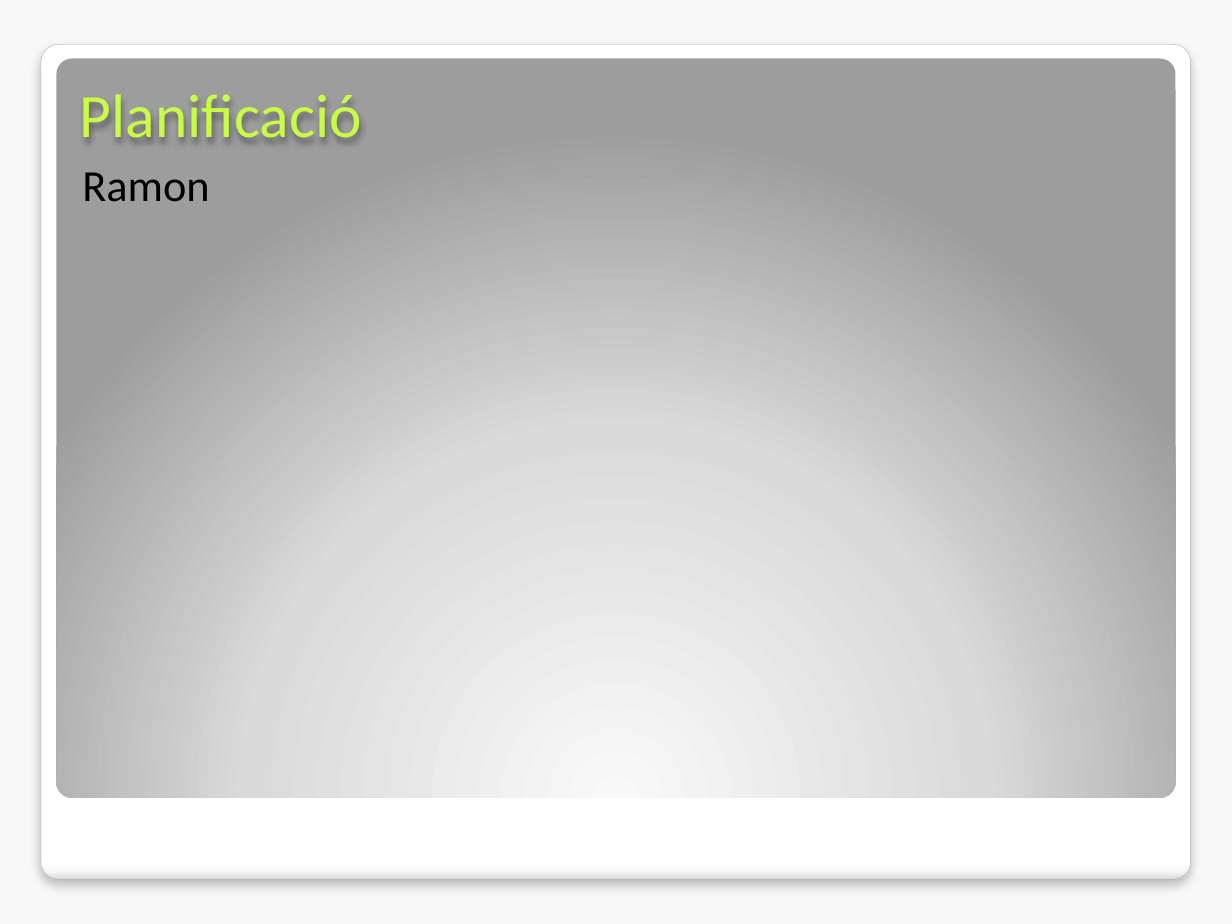
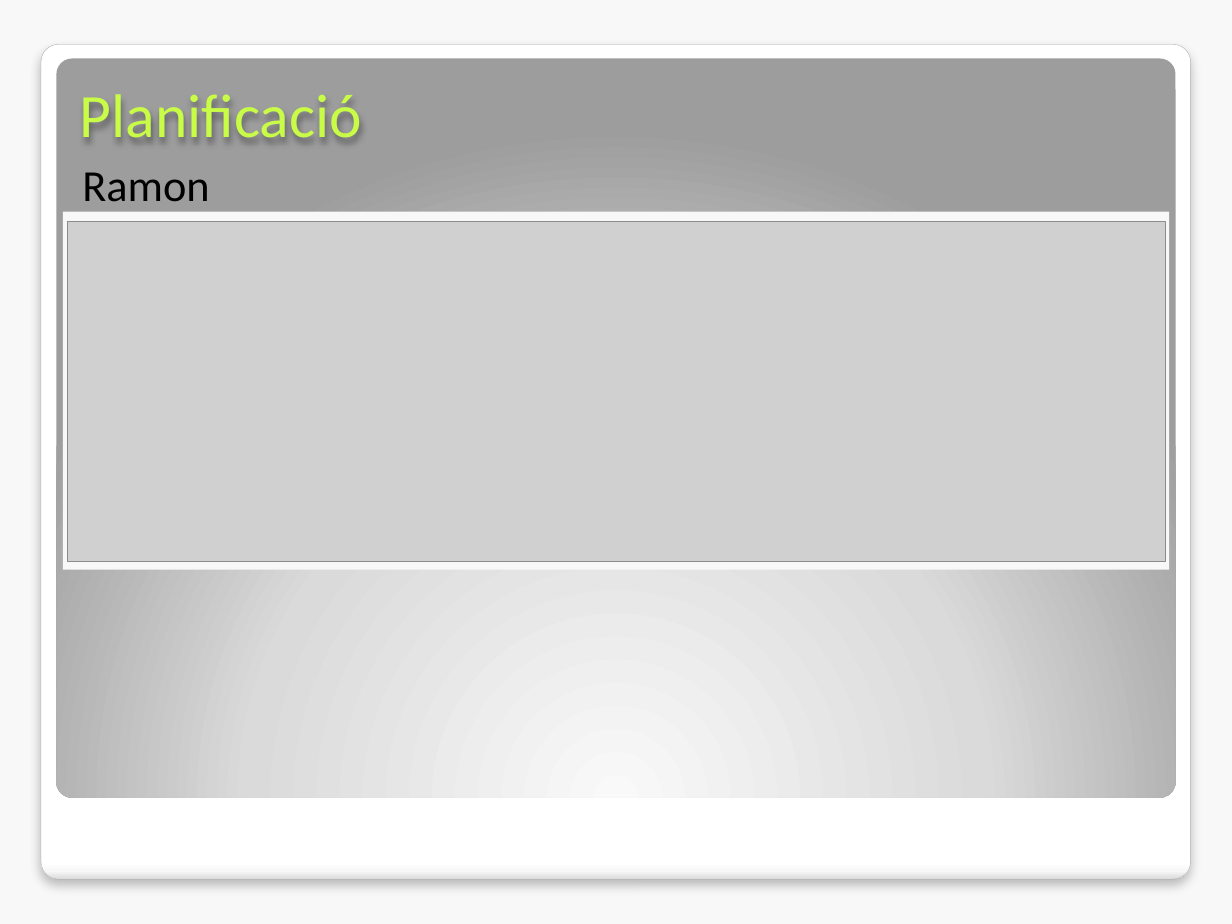
Before and after one commit to rxuriguera/pxc2, a slide deck: slide 6 of docs/Seguiment.pptx. Drawn at 1232x924 pixels with LibreOffice and Linux fonts; fonts in the diff are those of the drawing; grey boxes stand for pictures; background and template pictures are left out. Boxes give left, top, right and bottom in pixels: in the first picture for what was removed or moved away, otherwise in the second. Text is boxed around its words. In the diff, an @@ line names an element or a change of style, - is before the commit and + after.

```diff
--- a/docs/Seguiment.pptx
+++ b/docs/Seguiment.pptx
@@ rectangle added at box(63, 212, 1169, 570), fill #F8F8F8 @@
@@ picture added at box(68, 222, 1167, 562) @@
```
Also in this commit, not shown: 3 other slides changed, 1 other file.
